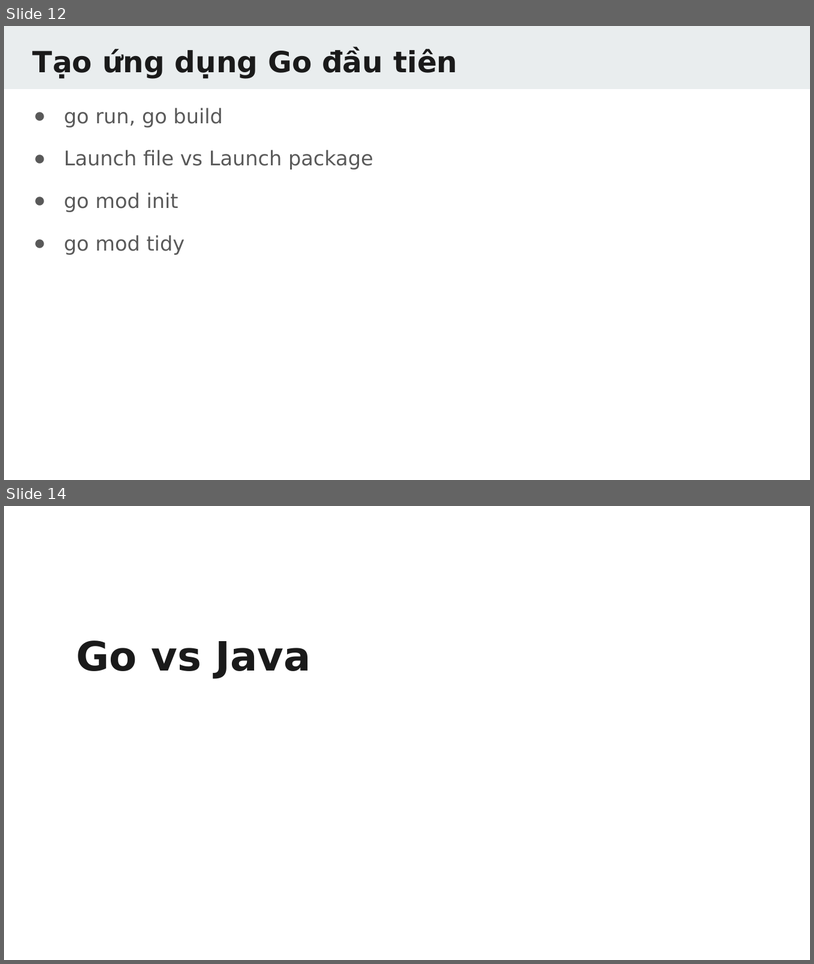
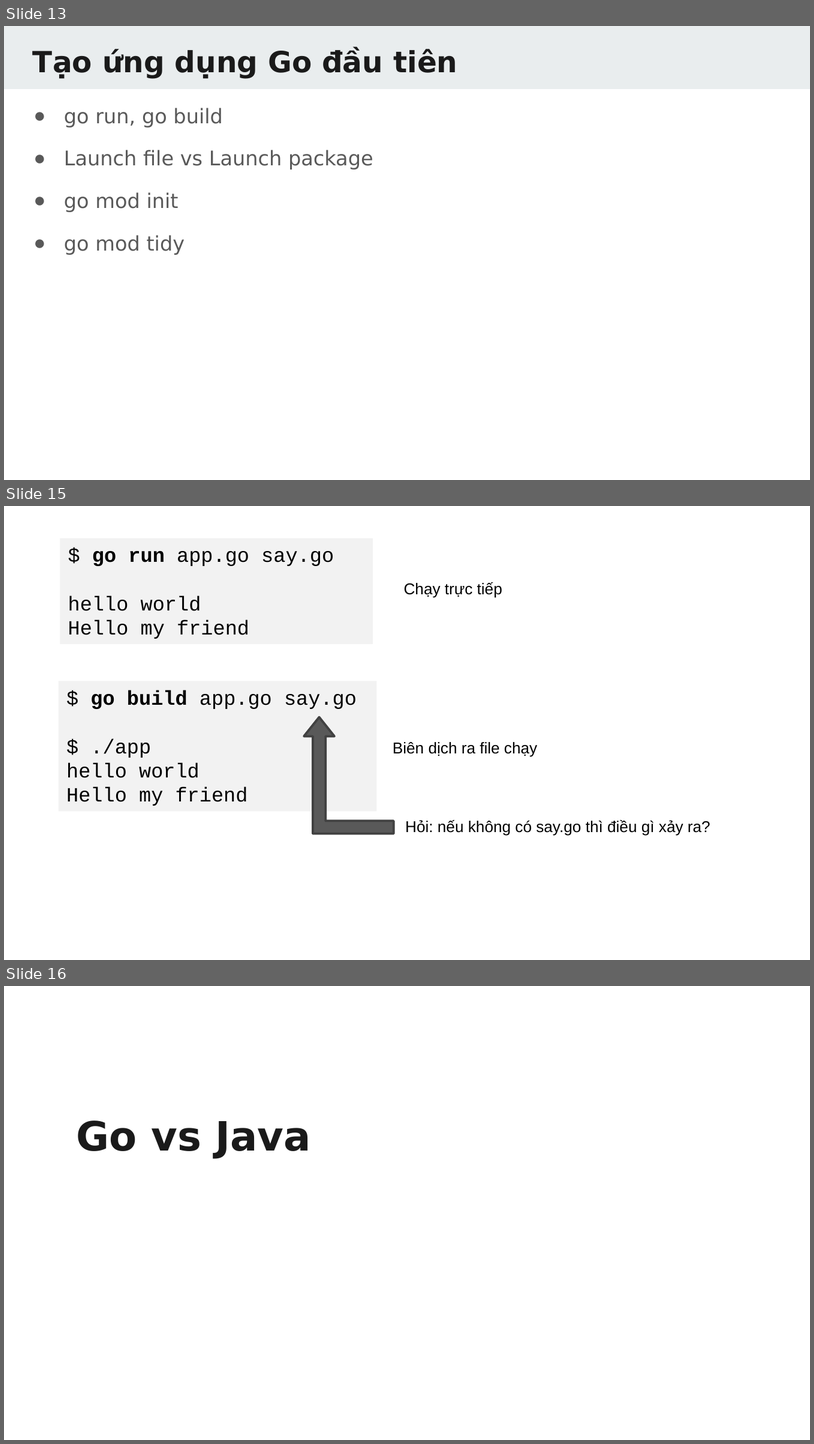
Before and after one commit to TechMaster/golang, a slide deck: slides/GolangBasic1.pptx. Shown one above the other, each under a label of ours: slides 12 and 14 before the commit, slides 13, 15 and 16 after it; the slides between them are not shown. The pictures are 814x964 and 814x1444 pixels, drawn with LibreOffice and Linux fonts; fonts in the diff are those of the drawing. Boxes give left, top, right and bottom in pixels: in the first picture for what was removed or moved away, otherwise in the second. Text is boxed around its words. In the diff, an @@ line names an element or a change of style, - is before the commit and + after.

```diff
--- a/slides/GolangBasic1.pptx
+++ b/slides/GolangBasic1.pptx
@@ slide 15 added at (4,506,810,960), background #FFFFFF @@
@@ rectangle added at (60,538,374,644), fill #F2F2F2, 18 pt, text #000000 @@
+$ go run app.go say.go
+hello world
+Hello my friend
@@ text added at (404,582,503,598), 14 pt, text #000000 @@
+Chạy trực tiếp
@@ rectangle added at (59,681,377,811), fill #F2F2F2, 18 pt, text #000000 @@
+$ go build app.go say.go
+$ ./app
+hello world
+Hello my friend
@@ bent up arrow added at (304,717,393,834), fill #595959, outline #424242 2 pt @@
@@ text added at (393,742,537,756), 14 pt, text #000000 @@
+Biên dịch ra file chạy
@@ text added at (405,820,711,835), 14 pt, text #000000 @@
+Hỏi: nếu không có say.go thì điều gì xảy ra?
@@ what was slide 12 is now slide 13 @@
@@ what was slide 14 is now slide 16 @@
```
Also in this commit, not shown: 8 slides changed, 4 other slides added, 2 slides removed, 44 other files.
